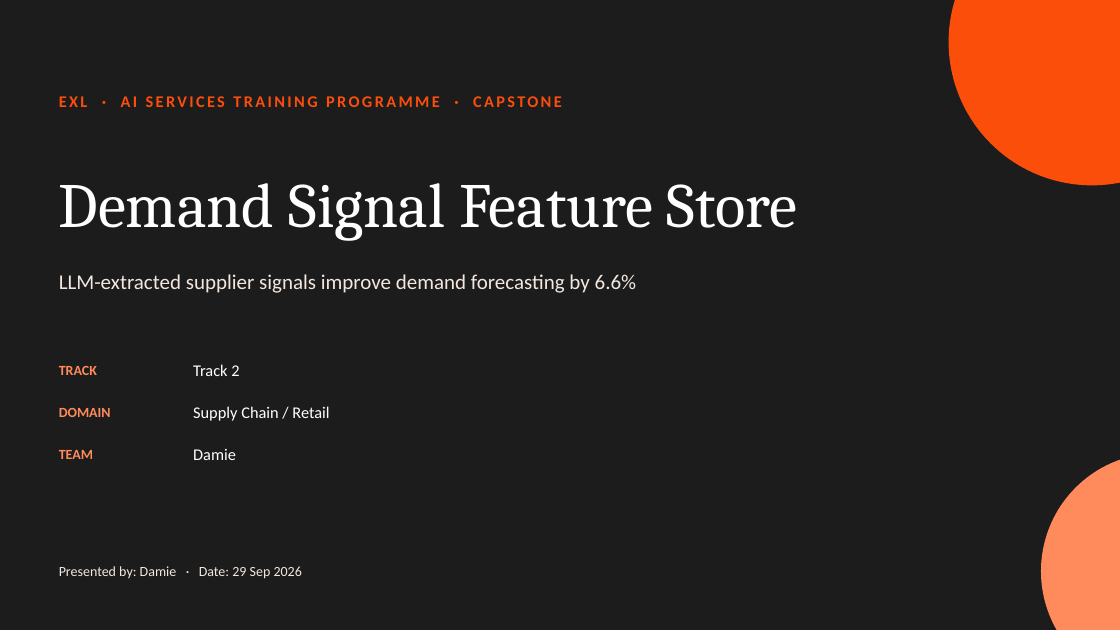
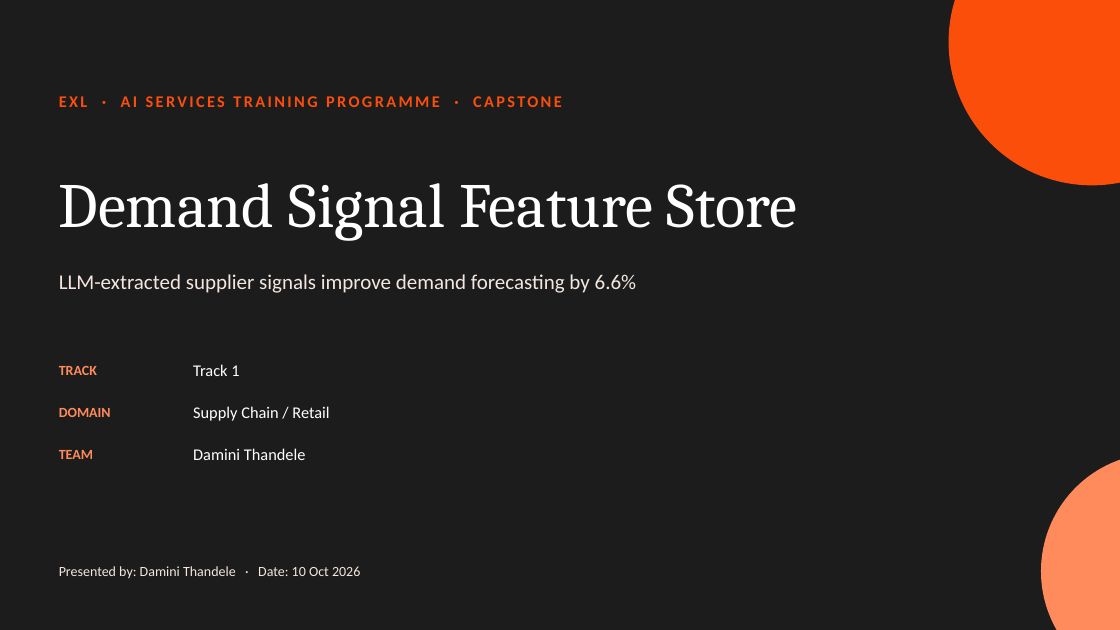
Before and after one commit to damie17/DemandSignalFeatureStore, a slide deck: slide 1 of PITCH_DECK.pptx. Drawn at 1120x630 pixels with LibreOffice and Linux fonts; fonts in the diff are those of the drawing. Boxes give left, top, right and bottom in pixels: in the first picture for what was removed or moved away, otherwise in the second. Text is boxed around its words. In the diff, an @@ line names an element or a change of style, - is before the commit and + after.

```diff
--- a/PITCH_DECK.pptx
+++ b/PITCH_DECK.pptx
@@ text at <box>193,364,239,376</box>: text changed @@
-Track 2
+Track 1
@@ text at <box>193,448,306,460</box>: text changed @@
-Damie
+Damini Thandele
@@ text at <box>59,566,360,579</box>: text changed @@
-Presented by: Damie · Date: 29 Sep 2026
+Presented by: Damini Thandele · Date: 10 Oct 2026
```
Also in this commit, not shown: 4 other slides changed, 1 other file.
